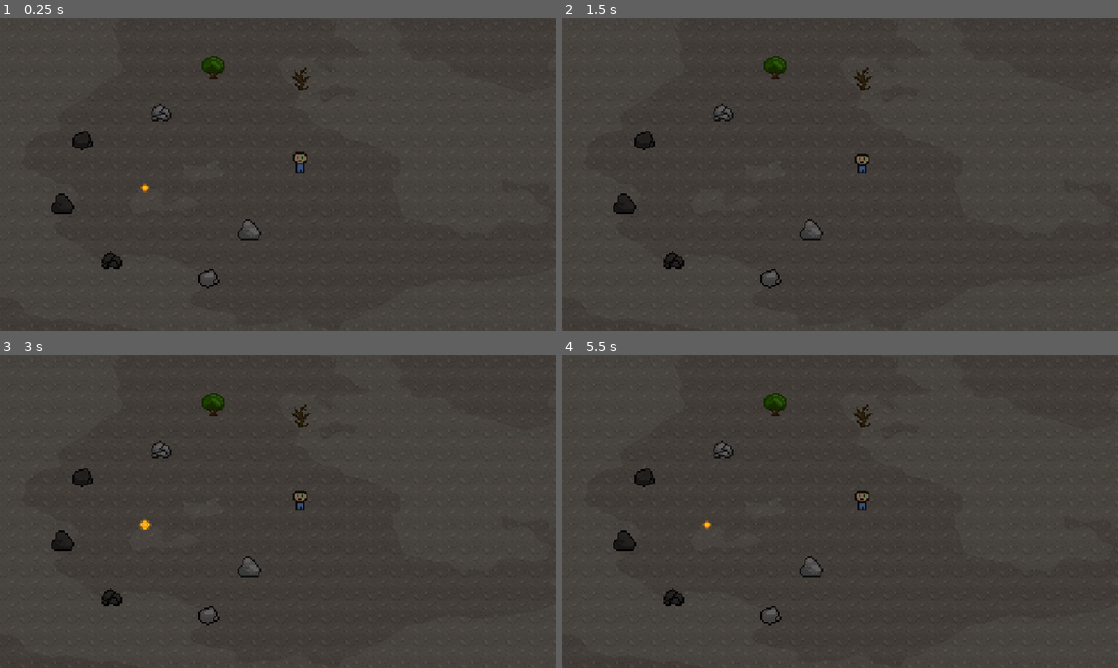
Above: before the commit, frames 1-4 (two rows, left to right).
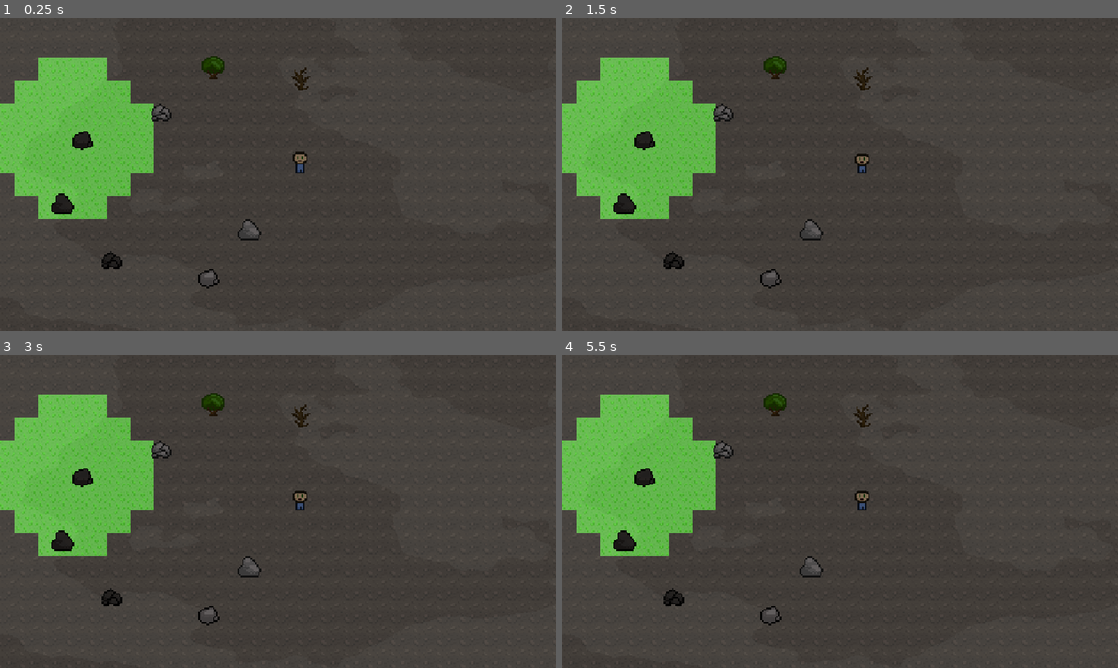
Above: after the commit, the same moments.

Repository: MaxAtoms/fading-life
Game: Godot game, scene res://world/map.tscn
Two runs of this game, one before a commit and one after it. Both use one fixed random seed, a clock stepped at 60 frames per second and the inputs below.
Inputs:
- Up to frame 1 (0.25 s): no input
- Up to frame 2 (1.5 s): no input
- Up to frame 3 (3 s): tap Enter at 2.75 s
- Up to frame 4 (5.5 s): no input

The runs differ from the first frame. In frame 1, 11% of the frame differs, in the area x 0-28%, y 12-65%; in frame 2, 11%; in frame 3, 11%; in frame 4, 11%.

Commit message:
Randomly generate orbs

Diff:
--- a/gameElements/life_orb.tscn
+++ b/gameElements/life_orb.tscn
@@ -37,6 +37,15 @@
 [sub_resource type="CircleShape2D" id="CircleShape2D_7b4h2"]
 radius = 9.0
 
+[sub_resource type="Gradient" id="Gradient_4t333"]
+colors = PackedColorArray(1, 1, 1, 1, 0, 0, 0, 1)
+
+[sub_resource type="GradientTexture2D" id="GradientTexture2D_04b31"]
+gradient = SubResource("Gradient_4t333")
+fill = 1
+fill_from = Vector2(0.5, 0.5)
+fill_to = Vector2(0.5, 0)
+
 [node name="LifeOrb" type="Area2D"]
 script = ExtResource("1_5t5e0")
 
@@ -48,4 +57,8 @@
 visible = false
 shape = SubResource("CircleShape2D_7b4h2")
 
+[node name="PointLight2D" type="PointLight2D" parent="."]
+color = Color(0.73465, 0.637976, 0.257371, 1)
+texture = SubResource("GradientTexture2D_04b31")
+
 [connection signal="body_shape_entered" from="." to="." method="_on_body_shape_entered"]
--- /dev/null
+++ b/world/map.gd
@@ -0,0 +1,11 @@
+extends Node2D
+
+
+# Called when the node enters the scene tree for the first time.
+func _ready() -> void:
+	pass # Replace with function body.
+
+
+# Called every frame. 'delta' is the elapsed time since the previous frame.
+func _process(delta: float) -> void:
+	pass
--- a/world/map.tscn
+++ b/world/map.tscn
@@ -15,14 +15,34 @@
 [ext_resource type="PackedScene" uid="uid://cc7mqkvromcl5" path="res://gameElements/tree.tscn" id="14_ubff6"]
 [ext_resource type="PackedScene" uid="uid://75x2v354no6u" path="res://gameElements/tree_dead.tscn" id="15_71ikv"]
 
-[sub_resource type="Gradient" id="Gradient_4t333"]
-colors = PackedColorArray(1, 1, 1, 1, 0, 0, 0, 1)
+[sub_resource type="GDScript" id="GDScript_epef7"]
+script/source = "extends Node2D
 
-[sub_resource type="GradientTexture2D" id="GradientTexture2D_k782d"]
-gradient = SubResource("Gradient_4t333")
-fill = 1
-fill_from = Vector2(0.5, 0.5)
-fill_to = Vector2(0.5, 0)
+@export var orb_scene: PackedScene
+@onready var tile_map_layer: TileMapLayer = $ParallaxBackground/ParallaxLayer/TileMapLayer
+
+func _ready() -> void:
+	if not orb_scene:
+		return
+
+	randomize()
+
+	var num_orbs = 100
+	var min_x = -1000
+	var min_y = -1000
+	var max_x = 1000
+	var max_y = 1000
+
+	print(\"\\nGenerating 10 random Vector2 coordinates (useful for Godot nodes):\")
+	for i in range(num_orbs):
+		var random_vector2 = Vector2(randf_range(min_x, max_x), randf_range(min_y, max_y))
+		var orb = orb_scene.instantiate()
+		orb.position = random_vector2
+		add_child(orb)
+		print(\"Vector2 Coordinate %d: %s\" % [i + 1, str(random_vector2)])
+
+	return
+"
 
 [sub_resource type="TileSetAtlasSource" id="TileSetAtlasSource_k782d"]
 texture = ExtResource("6_qyd10")
@@ -53,16 +73,11 @@
 tonemap_mode = 1
 
 [node name="Map" type="Node2D"]
+script = SubResource("GDScript_epef7")
+orb_scene = ExtResource("3_bxc27")
 
 [node name="Player" parent="." instance=ExtResource("2_uvqf1")]
 position = Vector2(597, 280)
-
-[node name="LifeOrb" parent="." instance=ExtResource("3_bxc27")]
-position = Vector2(490, 298)
-
-[node name="PointLight2D" type="PointLight2D" parent="LifeOrb"]
-color = Color(0.73465, 0.637976, 0.257371, 1)
-texture = SubResource("GradientTexture2D_k782d")
 
 [node name="ParallaxBackground" type="ParallaxBackground" parent="."]
 
Not shown: 1 places in gameElements/life_orb.tscn that only renumber resources
Not shown, added: world/map.gd.uid
Not shown: 1 places in world/map.tscn that only renumber resources
